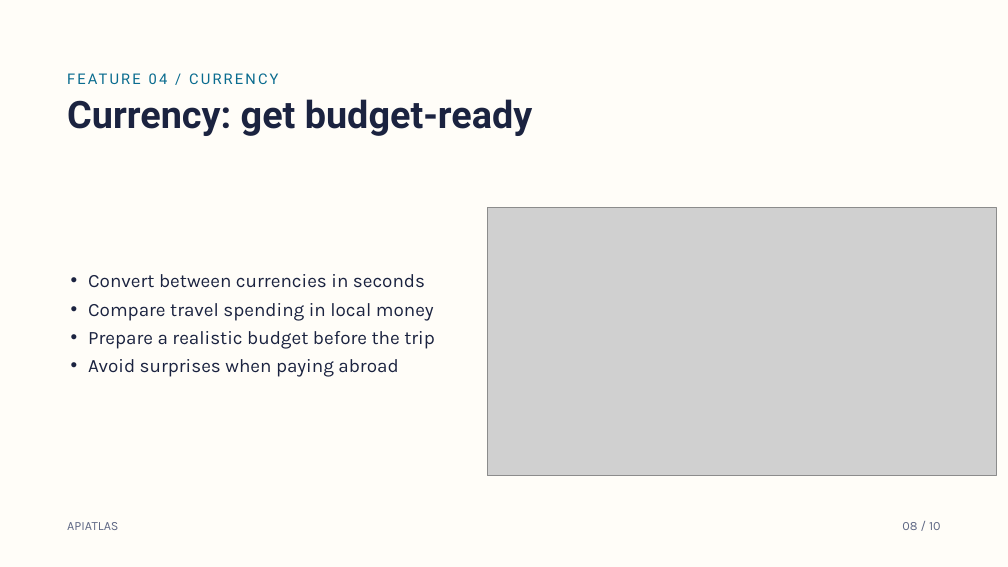
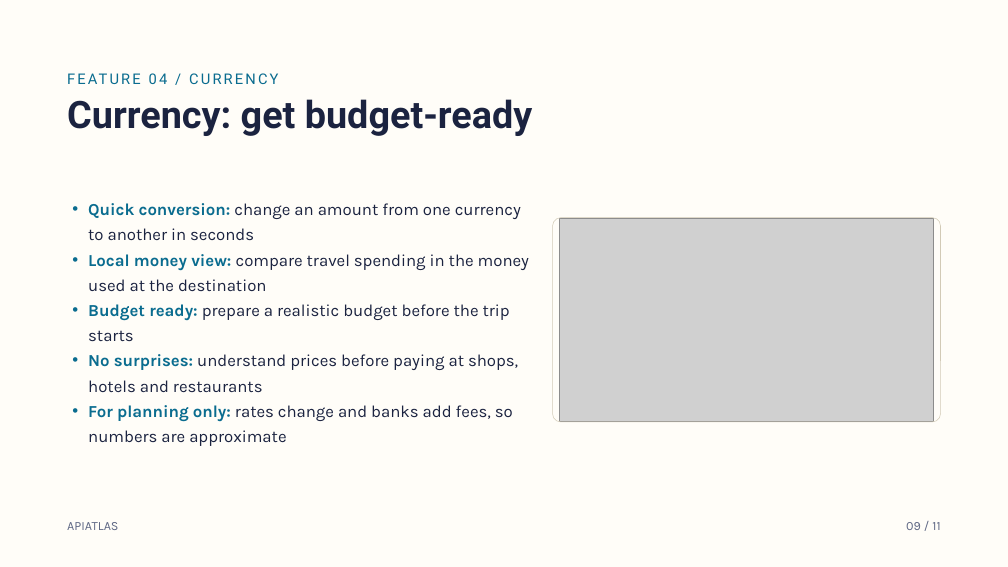
Before and after one commit to ahmad02072006/web-programming-class, a slide deck: slide 9 of Project Submission/APIATLAS Project Presentation.pptx (slide 8 before the commit). Drawn at 1008x567 pixels with LibreOffice and Linux fonts; fonts in the diff are those of the drawing; grey boxes stand for pictures; background and template pictures are left out. Boxes give left, top, right and bottom in pixels: in the first picture for what was removed or moved away, otherwise in the second. Text is boxed around its words. In the diff, an @@ line names an element or a change of style, - is before the commit and + after.

Commit message:
Add presentation video and update PowerPoint download links; enhance project page layout

```diff
--- a/Project Submission/APIATLAS Project Presentation.pptx
+++ b/Project Submission/APIATLAS Project Presentation.pptx
@@ text added at (88, 203, 529, 446), 16 pt, text #1B2340 @@
+• Quick conversion: change an amount from one currency to another in seconds
+• Local money view: compare travel spending in the money used at the destination
+• Budget ready: prepare a realistic budget before the trip starts
+• No surprises: understand prices before paying at shops, hotels and restaurants
+• For planning only: rates change and banks add fees, so numbers are approximate
@@ rounded rectangle added at (553, 218, 941, 422), outline #D2CAB6 0.5 pt @@
@@ picture: place and size @@
-picture at (487, 207, 996, 476)
+picture at (560, 218, 934, 421)
@@ text removed at (88, 274, 435, 377) @@
-• Convert between currencies in seconds
-• Compare travel spending in local money
-• Prepare a realistic budget before the trip
-• Avoid surprises when paying abroad
@@ text at (906, 522, 940, 530): text changed @@
-08 / 10
+09 / 11
```
Also in this commit, not shown: 8 other slides changed, 1 slide added, 6 other files.
